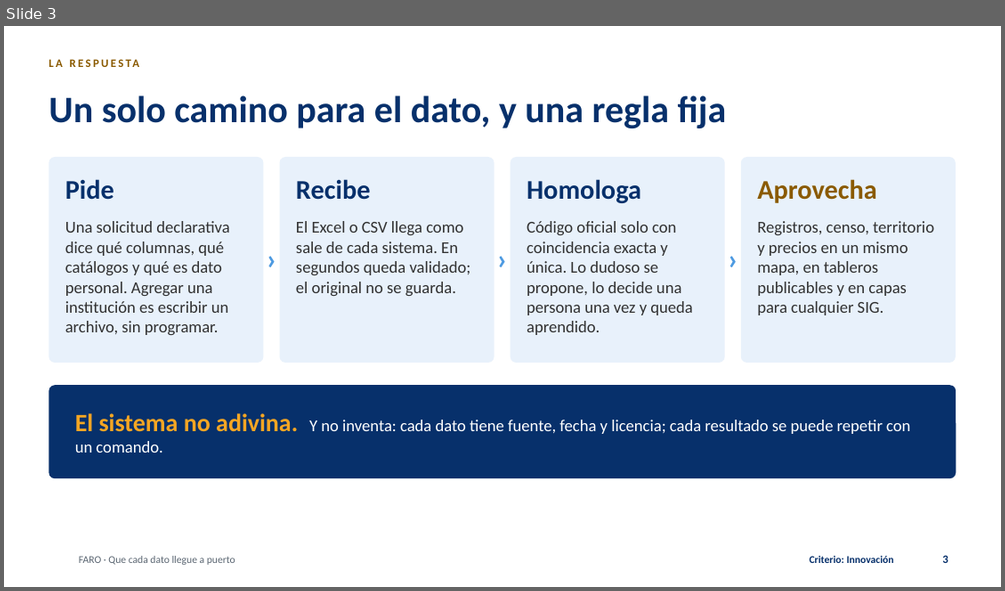
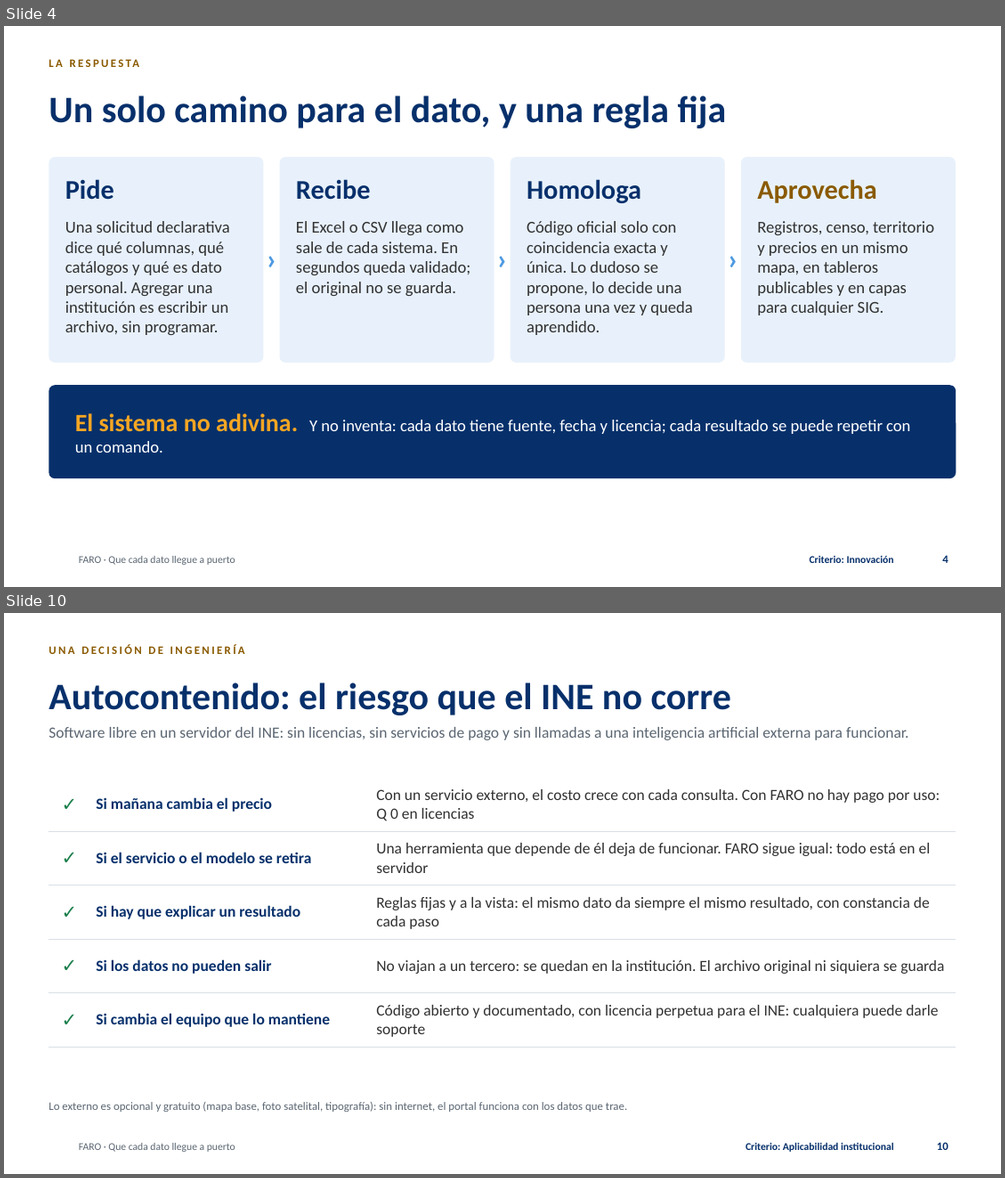
Before and after one commit to tono88/faro-ine-2026, a slide deck: entregables/FARO-presentacion.pptx. Shown one above the other, each under a label of ours: slide 3 before the commit, slides 4 and 10 after it; the slides between them are not shown. The pictures are 1005x591 and 1005x1178 pixels, drawn with LibreOffice and Linux fonts; fonts in the diff are those of the drawing; background and template pictures are left out. Boxes give left, top, right and bottom in pixels: in the first picture for what was removed or moved away, otherwise in the second. Text is boxed around its words. In the diff, an @@ line names an element or a change of style, - is before the commit and + after.

```diff
--- a/entregables/FARO-presentacion.pptx
+++ b/entregables/FARO-presentacion.pptx
@@ slide 10 added at (x1=4, y1=613, x2=1001, y2=1174), background #FFFFFF; not listed: 1 template element that a slide beside it also shows @@
@@ text added at (x1=48, y1=644, x2=245, y2=654), 11 pt, text #8A5A00, bold @@
+UNA DECISIÓN DE INGENIERÍA
@@ title added at (x1=48, y1=682, x2=731, y2=715), 36 pt, text #07306B, bold @@
+Autocontenido: el riesgo que el INE no corre
@@ text added at (x1=48, y1=727, x2=909, y2=740), 15 pt, text #5B6672 @@
+Software libre en un servidor del INE: sin licencias, sin servicios de pago y sin llamadas a una inteligencia artificial externa para funcionar.
@@ table added at (x1=48, y1=778, x2=956, y2=1040), 5 rows, 3 columns @@
+✓ | Si mañana cambia el precio | Con un servicio externo, el costo crece con cada consulta. Con FARO no hay pago por uso: Q 0 en licencias
+✓ | Si el servicio o el modelo se retira | Una herramienta que depende de él deja de funcionar. FARO sigue igual: todo está en el servidor
+✓ | Si hay que explicar un resultado | Reglas fijas y a la vista: el mismo dato da siempre el mismo resultado, con constancia de cada paso
+✓ | Si los datos no pueden salir | No viajan a un tercero: se quedan en la institución. El archivo original ni siquiera se guarda
+✓ | Si cambia el equipo que lo mantiene | Código abierto y documentado, con licencia perpetua para el INE: cualquiera puede darle soporte
@@ text added at (x1=48, y1=1102, x2=627, y2=1111), 11 pt, text #5B6672 @@
+Lo externo es opcional y gratuito (mapa base, foto satelital, tipografía): sin internet, el portal funciona con los datos que trae.
@@ text added at (x1=745, y1=1142, x2=894, y2=1151), 10 pt, text #07306B, bold @@
+Criterio: Aplicabilidad institucional
@@ page number added at (x1=937, y1=1142, x2=948, y2=1150), 11 pt, text #07306B, bold @@
+10
@@ what was slide 3 is now slide 4 @@
@@ page number at (x1=942, y1=555, x2=947, y2=563): text changed @@
-3
+4
```
Also in this commit, not shown: 9 slides changed, 2 other slides added, 22 other files.
